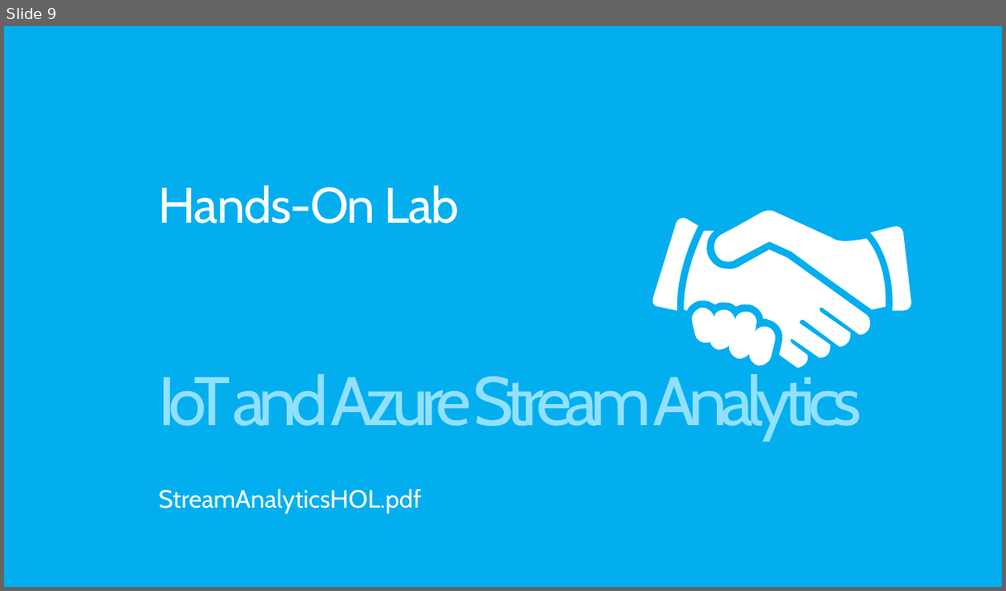
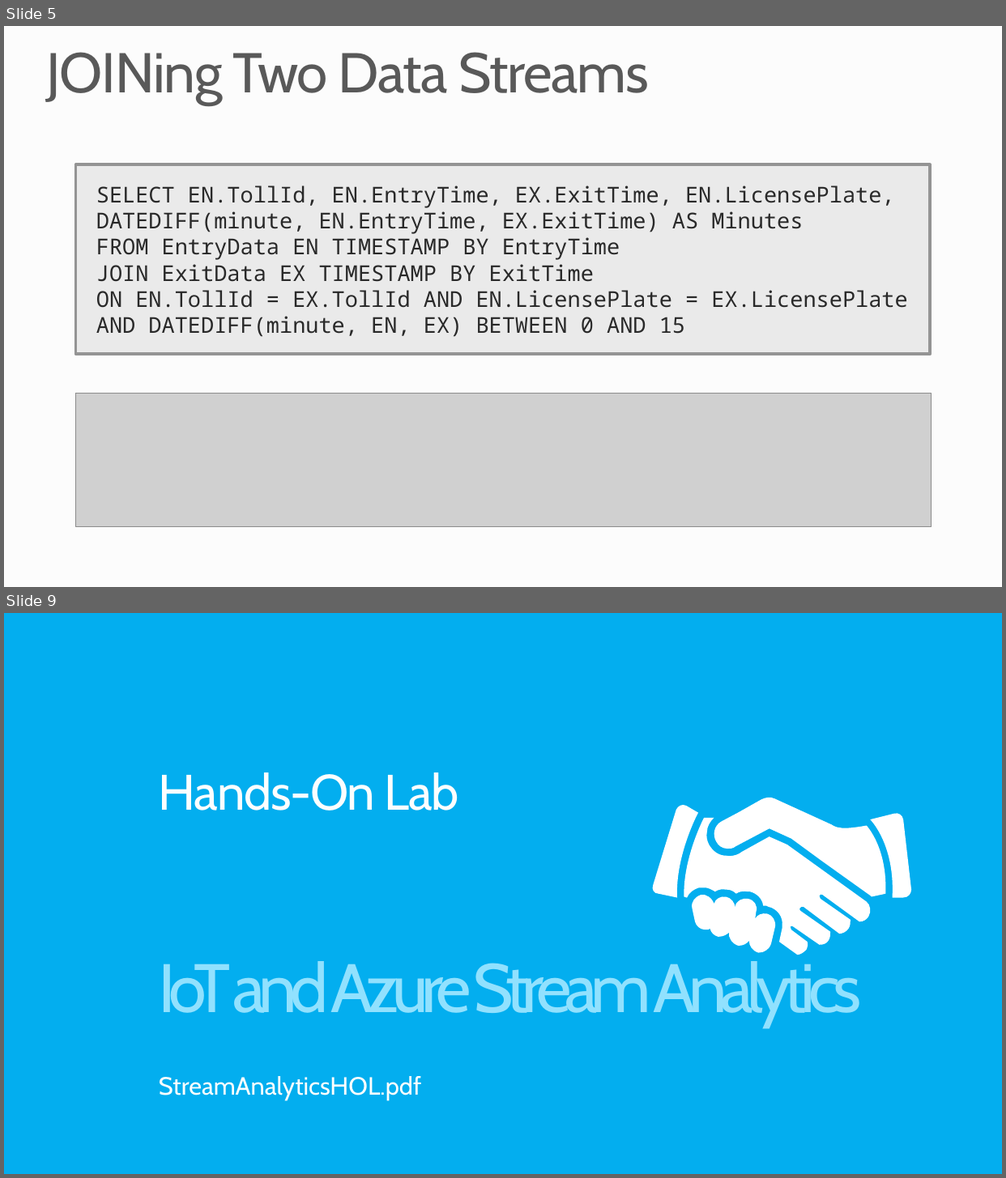
Before and after one commit to MSRConnections/Azure-training-course, a slide deck: Content/Stream Analytics/Azure Stream Analytics.pptx. Shown one above the other, each under a label of ours: slide 9 before the commit, slides 5 and 9 after it; the slides between them are not shown. The pictures are 1006x591 and 1006x1178 pixels, drawn with LibreOffice and Linux fonts; fonts in the diff are those of the drawing; grey boxes stand for pictures; background and template pictures are left out. Boxes give left, top, right and bottom in pixels: in the first picture for what was removed or moved away, otherwise in the second. Text is boxed around its words. In the diff, an @@ line names an element or a change of style, - is before the commit and + after.

```diff
--- a/Content/Stream Analytics/Azure Stream Analytics.pptx
+++ b/Content/Stream Analytics/Azure Stream Analytics.pptx
@@ slide 5 added at <box>4,26,1002,587</box>, background #FCFCFC @@
@@ title added at <box>46,52,649,105</box>, 54 pt, text #595959 @@
+JOINing Two Data Streams
@@ rectangle added at <box>76,165,931,354</box>, fill #EAEAEA, outline #949494 3 pt, 21 pt, text #292929 @@
+SELECT EN.TollId, EN.EntryTime, EX.ExitTime, EN.LicensePlate,
+DATEDIFF(minute, EN.EntryTime, EX.ExitTime) AS Minutes
+FROM EntryData EN TIMESTAMP BY EntryTime
+JOIN ExitData EX TIMESTAMP BY ExitTime
+ON EN.TollId = EX.TollId AND EN.LicensePlate = EX.LicensePlate
+AND DATEDIFF(minute, EN, EX) BETWEEN 0 AND 15
@@ picture added at <box>76,394,931,527</box> @@
```
Also in this commit, not shown: 2 slides changed, 3 other slides added, 4 slides removed.
